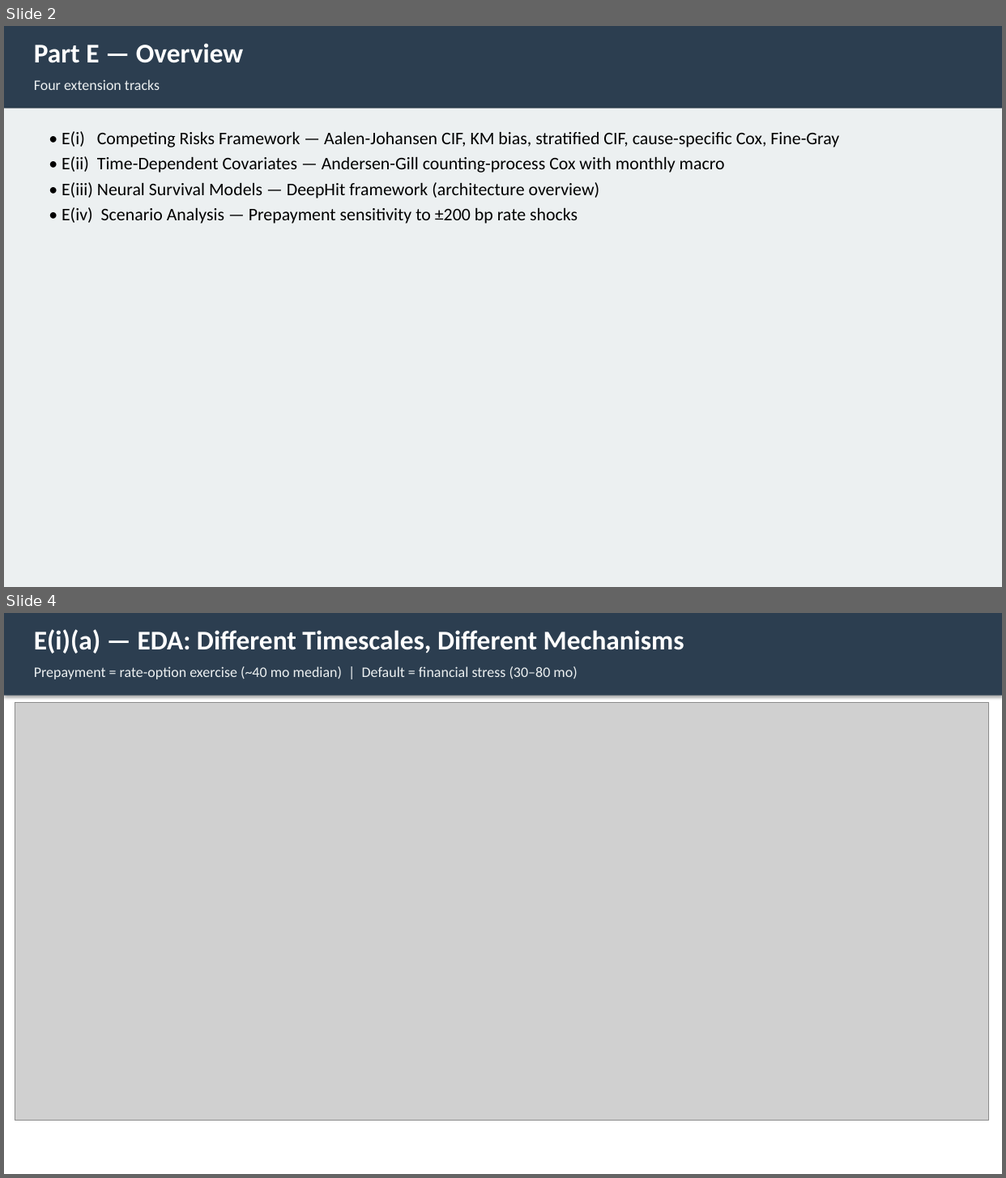
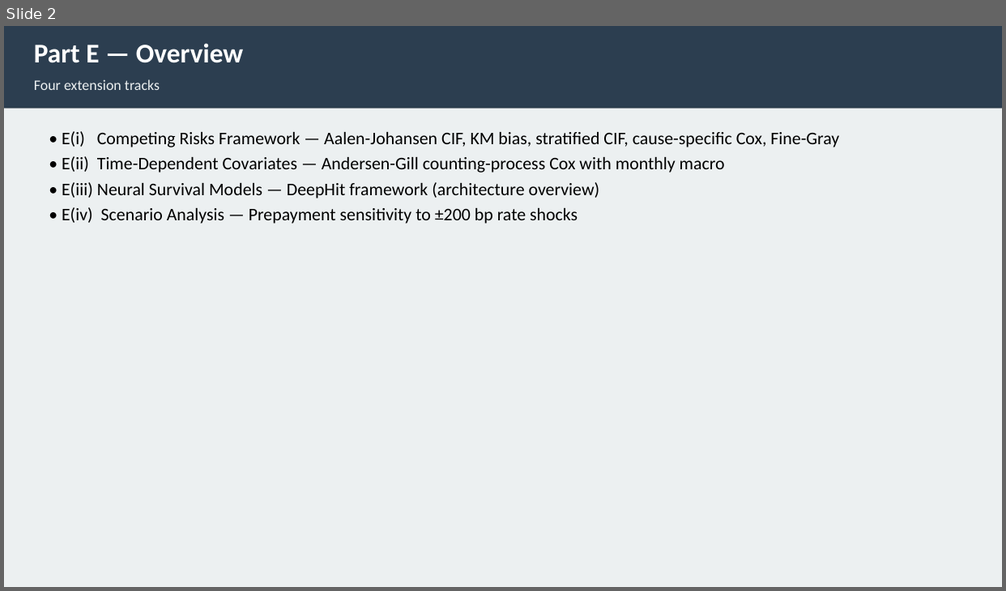
Before and after one commit to liny-r/IR-C-Assignment3, a slide deck: processed/PartE_Presentation.pptx. Shown one above the other, each under a label of ours: slides 2 and 4 before the commit, slide 2 after it; the slides between them are not shown. The pictures are 1006x1178 and 1006x591 pixels, drawn with LibreOffice and Linux fonts; fonts in the diff are those of the drawing; grey boxes stand for pictures. Boxes give left, top, right and bottom in pixels: in the first picture for what was removed or moved away, otherwise in the second. Text is boxed around its words. In the diff, an @@ line names an element or a change of style, - is before the commit and + after.

```diff
--- a/processed/PartE_Presentation.pptx
+++ b/processed/PartE_Presentation.pptx
@@ slide 4 removed at (x1=4, y1=613, x2=1002, y2=1174), background #FFFFFF @@
@@ rectangle removed at (x1=4, y1=613, x2=1002, y2=696) @@
@@ text removed at (x1=34, y1=629, x2=684, y2=653) @@
-E(i)(a) — EDA: Different Timescales, Different Mechanisms
@@ text removed at (x1=34, y1=666, x2=577, y2=679) @@
-Prepayment = rate-option exercise (~40 mo median) | Default = financial stress (30–80 mo)
@@ picture removed at (x1=15, y1=703, x2=988, y2=1121) @@
```
Also in this commit, not shown: 1 slide changed, 3 slides added, 3 other slides removed, 7 other files.
